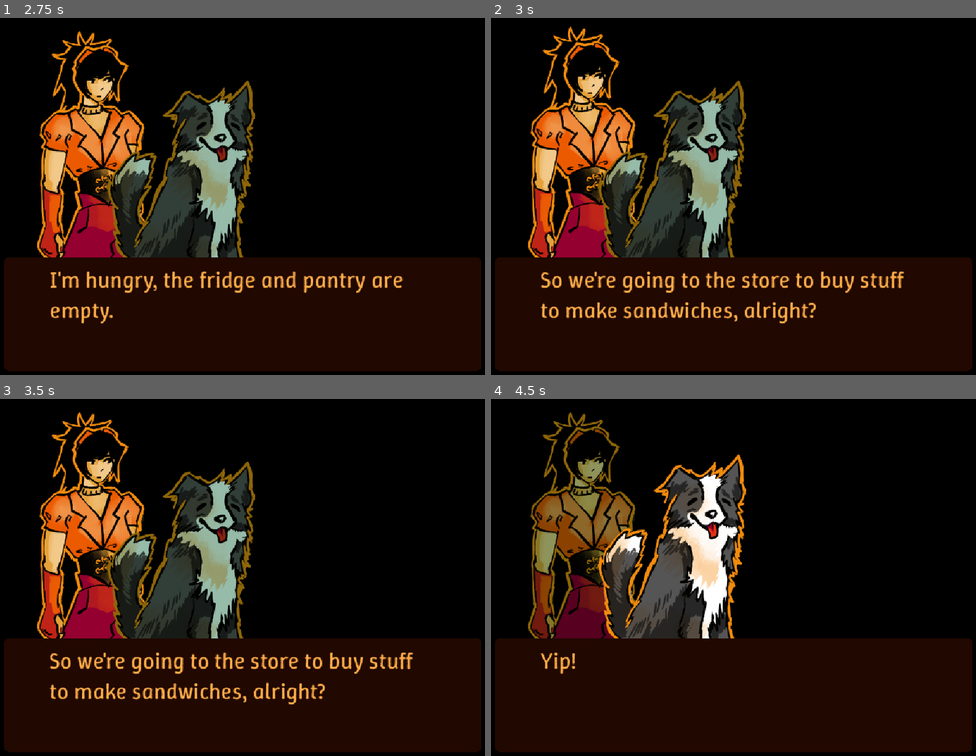
Above: before the commit, frames 1-4 (two rows, left to right).
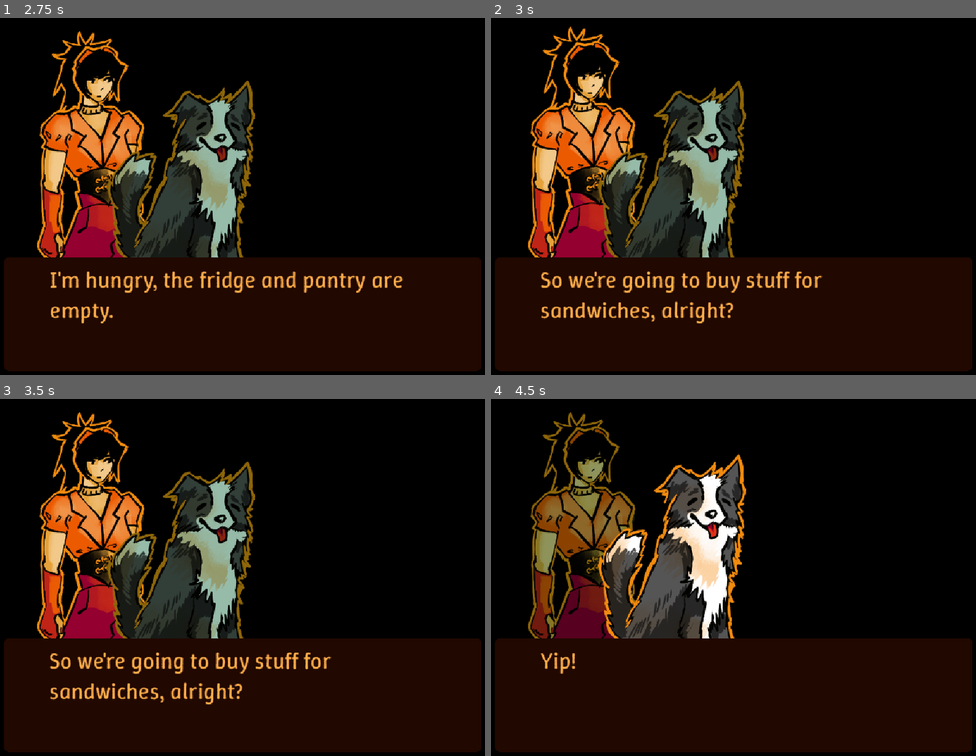
Above: after the commit, the same moments.

Repository: cannonheart/wgj2026
Game: Godot game, scene res://dialogue_scenes/a1-premise.tscn
Same seed, same stepped clock (60 frames per second), same inputs: the game is played once before the commit and once after it. This scene is started directly instead of the project's main scene.
Inputs (mouse positions are in pixels of both pictures, inside the frame that each line leads up to):
- Up to frame 1 (2.75 s): tap Enter at 0.5, 2 s; move the mouse to (349, 110) at 0.52 s; hold D (Right) 0.53-1.25 s; hold Shift 0.53-1.25 s; click (349, 110) at 0.67 s; tap Space at 1.25 s; drag from (145, 160) to (218, 232) at 1.27 s; move the mouse to (291, 25) at 2.02 s; hold D (Right) from 2.03 s (still down); tap Ctrl at 2.1 s
- Up to frame 2 (3 s): release D (Right) at 2.75 s; tap Space at 2.75 s; drag from (709, 232) to (588, 60) at 2.77 s
- Up to frame 3 (3.5 s): no input
- Up to frame 4 (4.5 s): tap Enter at 3.5 s; move the mouse to (883, 588) at 3.52 s; hold A (Left) 3.53-4.25 s; hold Shift 3.53-4.25 s; tap Space at 4.25 s; drag from (588, 441) to (outside the picture) at 4.27 s

Frame 1 is identical in both runs. In frame 2, 2.3% of the frame differs, in the area x 10-86%, y 71-86%; in frame 3, 2.3%; in frame 4, nothing differs.

Commit message:
Update a1-premise.gd

Diff:
--- a/dialogue_scenes/a1-premise.gd
+++ b/dialogue_scenes/a1-premise.gd
@@ -10,7 +10,7 @@
 	say(Left, "Scruffles, we are on a mission."),
 	say(Left2, "Arf arf!"),
 	say(Left, "I'm hungry, the fridge and pantry are empty."),
-	say(Left, "So we're going to the store to buy stuff to make sandwiches, alright?"),
+	say(Left, "So we're going to buy stuff for sandwiches, alright?"),
 	say(Left2, "Yip!"),
 	done(),
 ]
